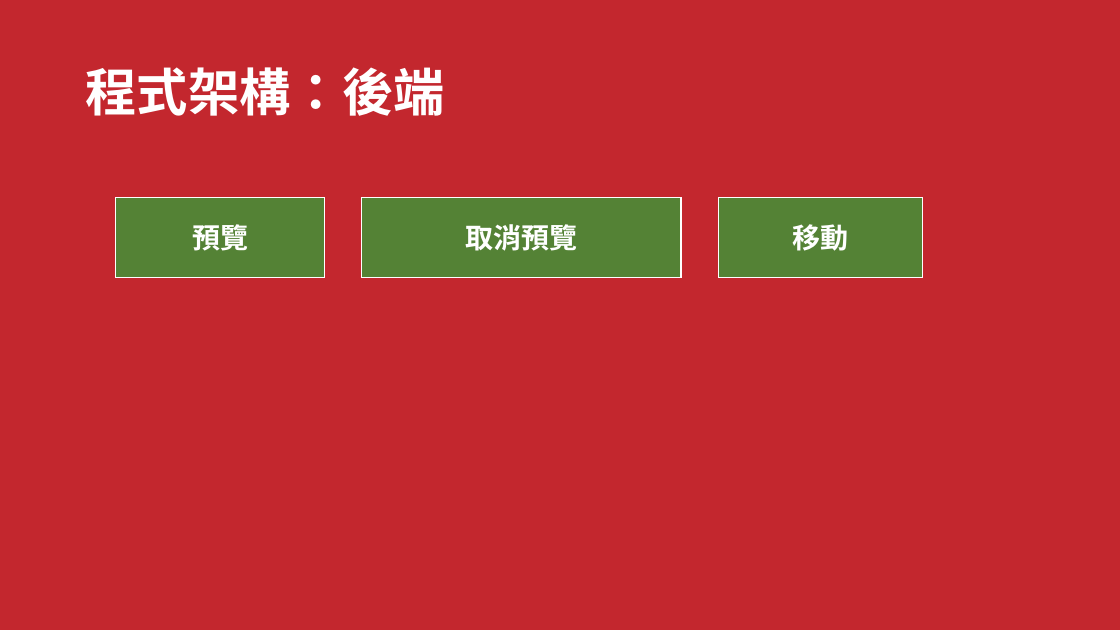
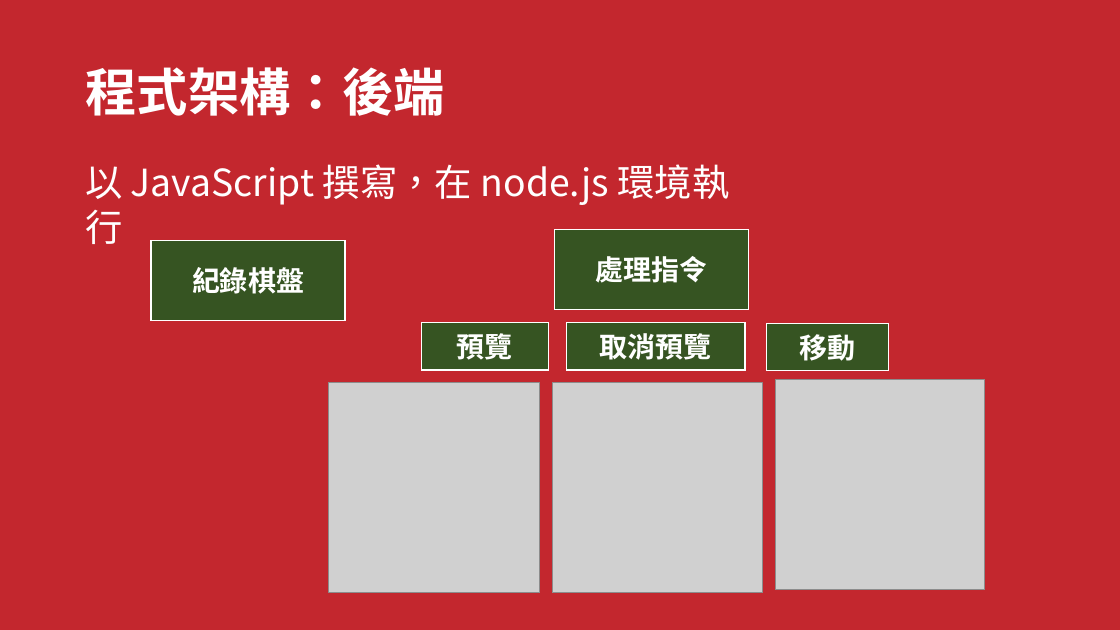
Before and after one commit to LiSeng0903/NWA-Chess, a slide deck: slide 4 of Presentation.pptx. Drawn at 1120x630 pixels with LibreOffice and Linux fonts; fonts in the diff are those of the drawing; grey boxes stand for pictures. Boxes give left, top, right and bottom in pixels: in the first picture for what was removed or moved away, otherwise in the second. Text is boxed around its words. In the diff, an @@ line names an element or a change of style, - is before the commit and + after.

```diff
--- a/Presentation.pptx
+++ b/Presentation.pptx
@@ text added at [85, 164, 730, 205], 32 pt, text #FFFFFF @@
+以 JavaScript 撰寫，在 node.js 環境執行
@@ rectangle added at [555, 229, 749, 310], fill #365422, outline #FFFFFF 1 pt, 24 pt, text #FFFFFF, bold @@
+處理指令
@@ rectangle added at [151, 240, 345, 321], fill #365422, outline #FFFFFF 1 pt, 24 pt, text #FFFFFF, bold @@
+紀錄棋盤
@@ rectangle "預覽": place and size @@
-rectangle "預覽" at [116, 197, 324, 278]
+rectangle "預覽" at [422, 323, 549, 371]
@@ fill #548235 to #365422 in 3 elements at [766, 323, 888, 371], [422, 323, 549, 371], [566, 323, 745, 371] @@
@@ rectangle "取消預覽": place and size @@
-rectangle "取消預覽" at [361, 197, 681, 278]
+rectangle "取消預覽" at [566, 323, 745, 371]
@@ rectangle "移動": place and size @@
-rectangle "移動" at [718, 197, 923, 278]
+rectangle "移動" at [766, 323, 888, 371]
@@ picture added at [329, 383, 540, 593] @@
@@ picture added at [552, 383, 763, 593] @@
@@ picture added at [776, 380, 986, 590] @@
```
Also in this commit, not shown: 6 other slides changed.
